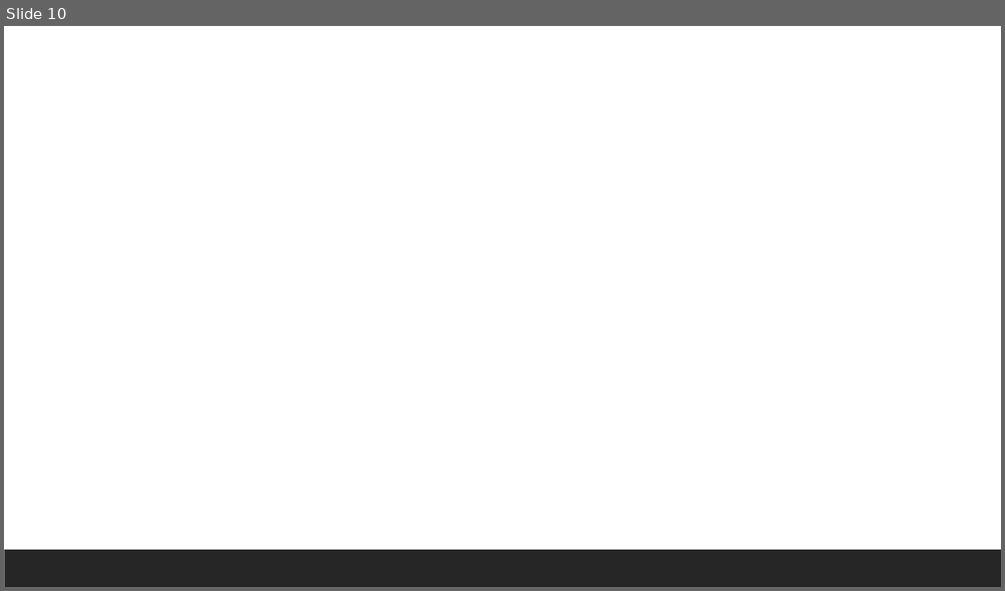
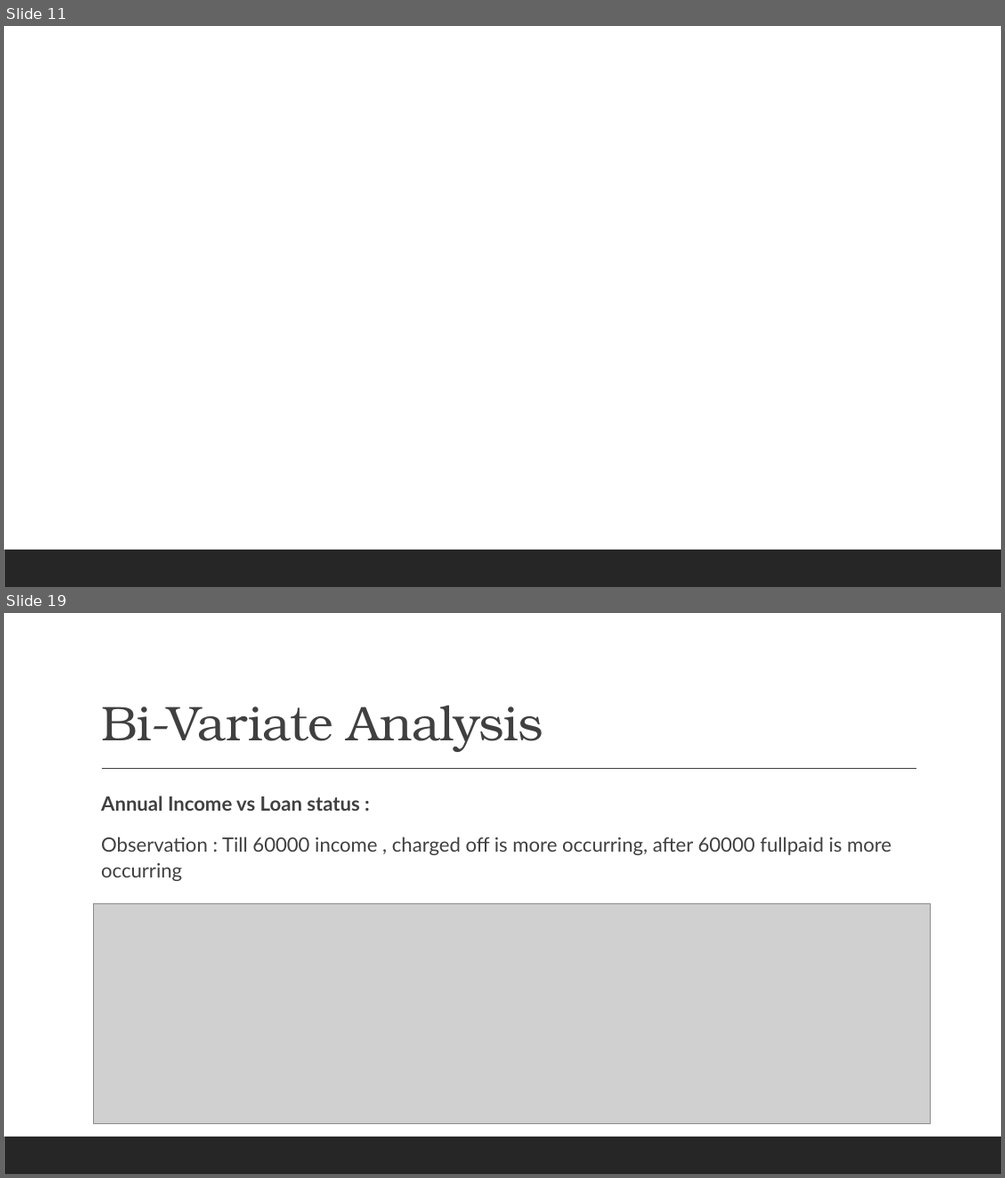
Before and after one commit to shrutich91/LENDING-CLUB-CASE-STUDY, a slide deck: Lending Club Case Study.pptx. Shown one above the other, each under a label of ours: slide 10 before the commit, slides 11 and 19 after it; the slides between them are not shown. The pictures are 1005x591 and 1005x1178 pixels, drawn with LibreOffice and Linux fonts; fonts in the diff are those of the drawing; grey boxes stand for pictures. Boxes give left, top, right and bottom in pixels: in the first picture for what was removed or moved away, otherwise in the second. Text is boxed around its words. In the diff, an @@ line names an element or a change of style, - is before the commit and + after.

Commit message:
Updated Bi-Variate Analysis
Updated Bi-Variate Analysis

```diff
--- a/Lending Club Case Study.pptx
+++ b/Lending Club Case Study.pptx
@@ slide 19 added at [4, 613, 1001, 1174], background #FFFFFF; not listed: 1 template element that a slide beside it also shows @@
@@ title added at [101, 705, 543, 752], 47 pt, text #404040 @@
+Bi-Variate Analysis
@@ line added from (102, 769) to (917, 769), #404040 1 pt @@
@@ text added at [101, 795, 891, 881], 19 pt, text #404040 @@
+  Annual Income vs Loan status :
+  Observation : Till 60000 income , charged off is more occurring, after 60000 fullpaid is more occurring
@@ picture added at [94, 904, 930, 1124] @@
@@ what was slide 10 is now slide 11 @@
```
Also in this commit, not shown: 18 other slides added, 1 other file.
